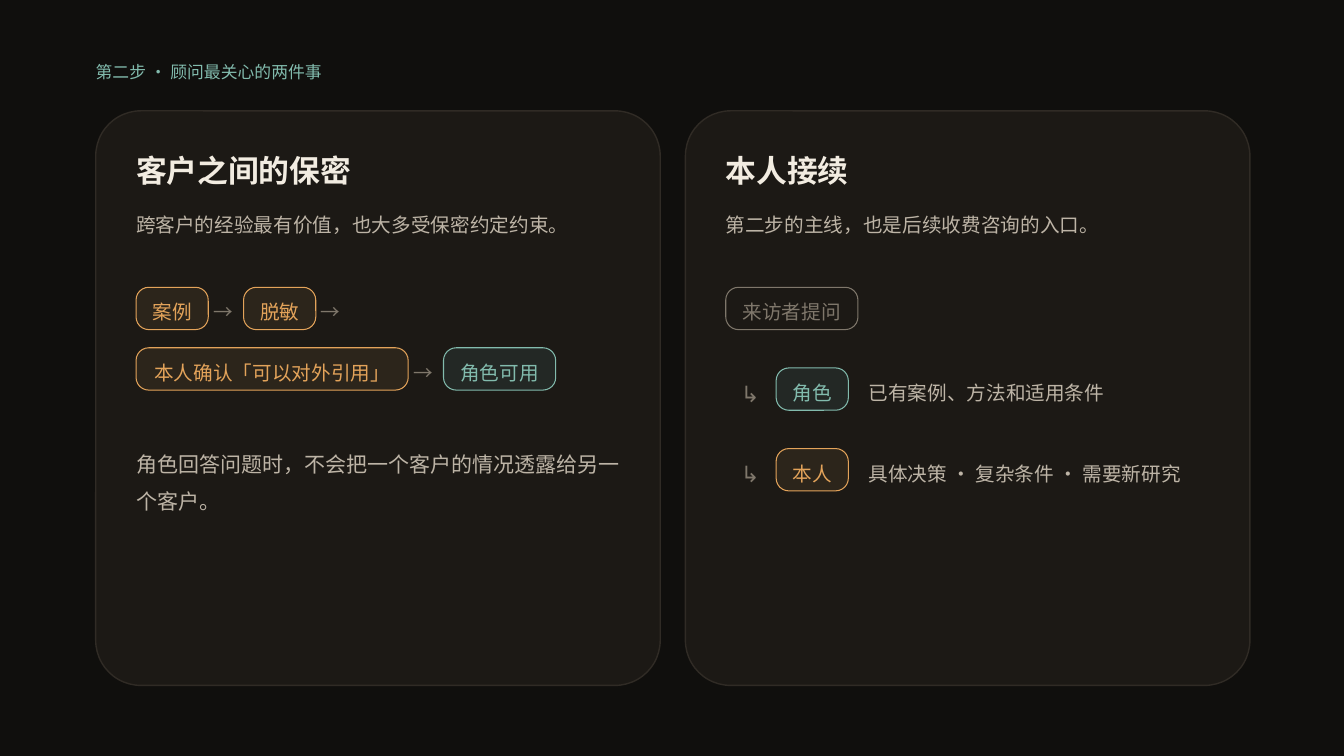
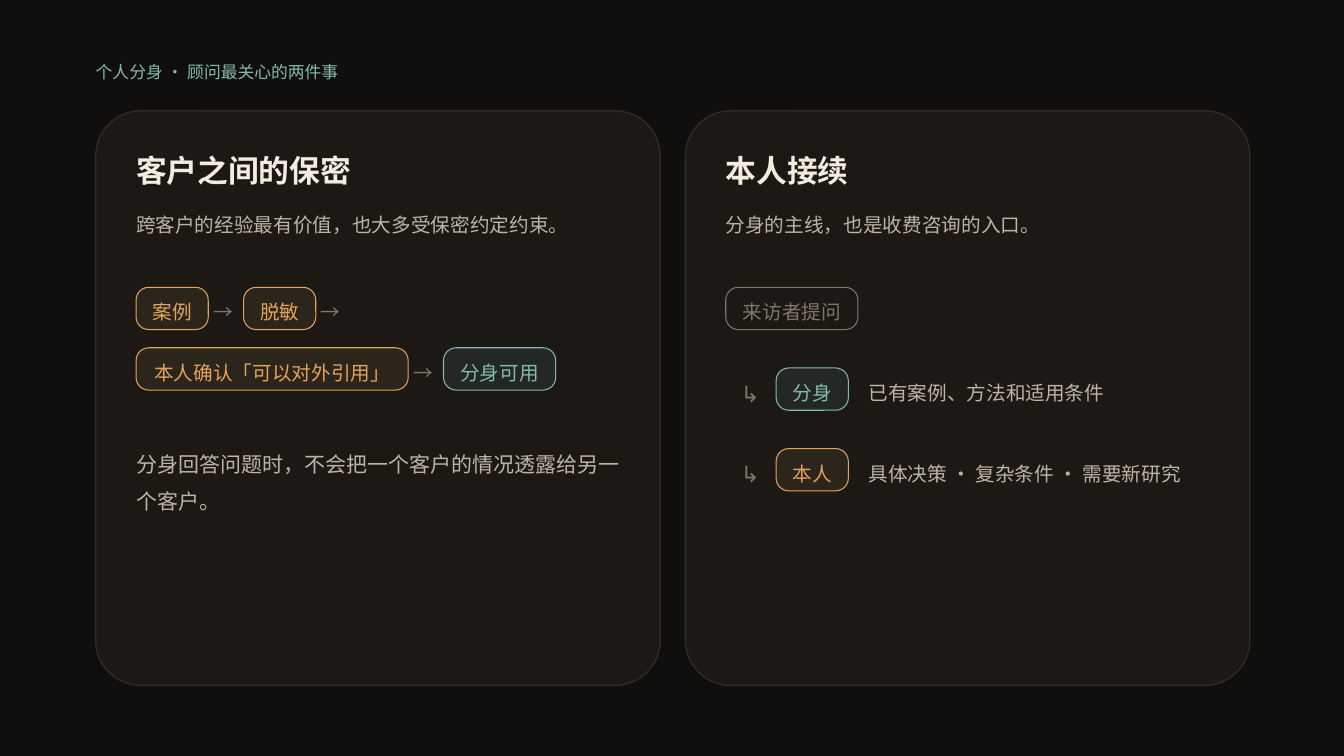
Before and after one commit to finewood2008/centaurAI, a slide deck: slide 13 of docs/product/ZHIJUN_BUSINESS_PLAN.pptx (slide 12 before the commit). Drawn at 1344x756 pixels with LibreOffice and Linux fonts; fonts in the diff are those of the drawing. Boxes give left, top, right and bottom in pixels: in the first picture for what was removed or moved away, otherwise in the second. Text is boxed around its words. In the diff, an @@ line names an element or a change of style, - is before the commit and + after.

```diff
--- a/docs/product/ZHIJUN_BUSINESS_PLAN.pptx
+++ b/docs/product/ZHIJUN_BUSINESS_PLAN.pptx
@@ text at (96, 64, 338, 80): text changed @@
-第二步 · 顾问最关心的两件事
+个人分身 · 顾问最关心的两件事
@@ text at (726, 215, 1040, 234): text changed @@
-第二步的主线，也是后续收费咨询的入口。
+分身的主线，也是收费咨询的入口。
@@ text at (460, 363, 538, 382): text changed @@
-角色可用
+分身可用
@@ text at (793, 383, 832, 402): text changed @@
-角色
+分身
@@ text at (136, 454, 619, 511): text changed @@
-角色回答问题时，不会把一个客户的情况透露给另一个客户。
+分身回答问题时，不会把一个客户的情况透露给另一个客户。
```
Also in this commit, not shown: 18 other slides changed, 1 slide added, 2 other files.
